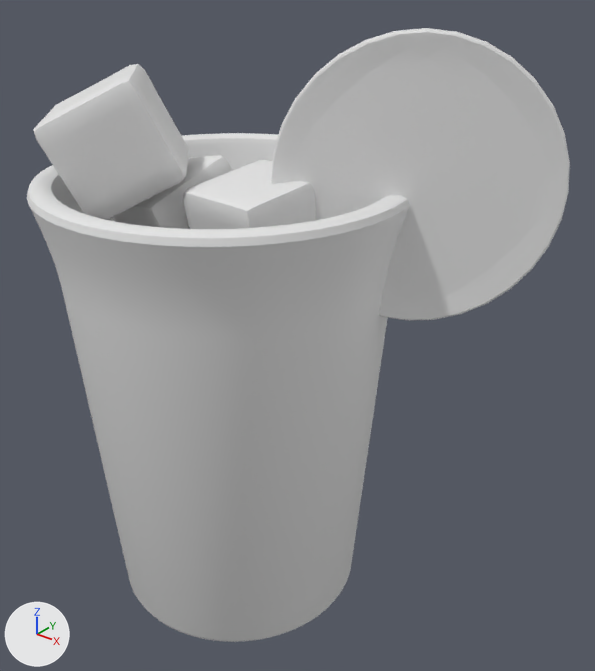
The OBJ model public/assets/drink-baked/blog0104.obj: old version first, new version second.
The view is the same before and after, from a camera (50 mm lens) standing at (4.23, -4.43, 5.31) and looking at (0.56, 0.16, 2.47). Every picture has the same lights, and +X, +Y and +Z are marked at lower left. The older version comes first. Where no turn or scale is listed for an object, it has been applied to the vertices.
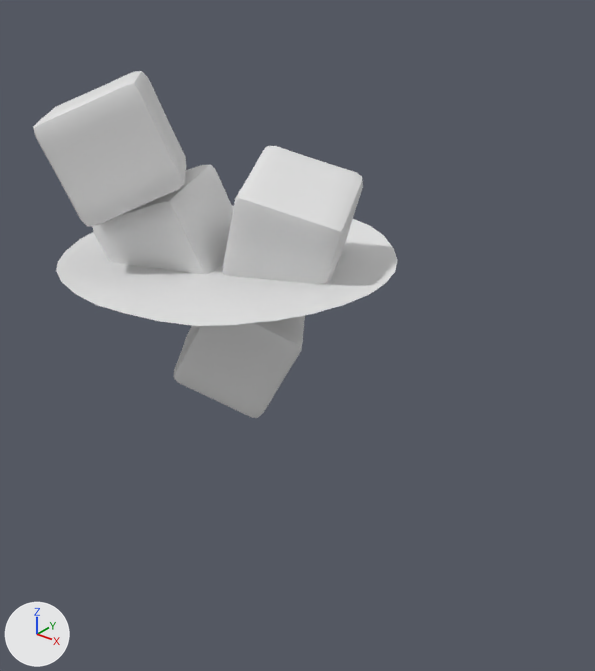
Pixel boxes (x1, y1, x2, y2) of what changed, in the pictures (595 x 671 px; the box of a moved part takes in the faces that stretch with it):
```json
{"object": "Cylinder", "change": "deleted", "before": [27, 133, 410, 642]}
{"object": "Circle.001", "change": "deleted", "before": [271, 28, 570, 320]}
{"object": "Cube.002", "change": "reshaped", "before": [183, 160, 315, 229], "after": [223, 146, 363, 284]}
{"object": "Cube.003", "change": "reshaped", "before": [33, 64, 189, 220], "after": [33, 71, 187, 226]}
{"object": "Cube.001", "change": "reshaped", "before": [112, 155, 232, 229], "after": [92, 165, 233, 274]}
{"part": 1, "of": "me_cube", "change": "moved or reshaped", "after": [174, 315, 305, 418], "on screen": "not visible before"}
{"part": 5, "of": "me_plane", "change": "moved or reshaped", "after": [56, 205, 398, 326], "on screen": "not visible before"}
```

Edits to the scene script, one JSON object a line:
```json
{"block": "me_cube", "where": "# used by ob_cube; location = (0.0, 0.0, 0.0)"}
{"op": "remove", "block": "me_cube", "code": "me_cube.from_pydata(...)  # 386 vertices, 384 faces; spans x -0.648..0.624, y -0.634..0.617, z 1.778..2.882"}
{"op": "add", "block": "me_cube", "code": "me_cube.from_pydata(...)  # 386 vertices, 384 faces; spans x -0.563..0.685, y -0.553..0.636, z 1.782..2.818"}
{"block": "me_cube", "change": "me_cube part 1: the whole mesh is multiplied about its middle by the matrix ((-0.933, -0.326, 0.154), (0.037, 0.34, 0.94), (-0.359, 0.882, -0.305)), then moved by (0.073, 0.05, -0.03)"}
{"block": "me_cube_001", "where": "# used by ob_cube_001; location = (0.0, 0.0, 0.0)"}
{"op": "remove", "block": "me_cube_001", "code": "me_cube_001.from_pydata(...)  # 386 vertices, 384 faces; spans x -0.985..0.042, y -0.528..0.554, z 2.669..3.776"}
{"op": "add", "block": "me_cube_001", "code": "me_cube_001.from_pydata(...)  # 386 vertices, 384 faces; spans x -0.999..0.134, y -0.712..0.363, z 2.634..3.69"}
{"block": "me_cube_001", "change": "me_cube_001 part 2: the whole mesh is multiplied about its middle by the matrix ((0.893, -0.406, -0.193), (0.44, 0.878, 0.187), (0.093, -0.252, 0.963)), then moved by (0.039, -0.187, -0.061)"}
{"block": "me_cube_002", "where": "# used by ob_cube_002; location = (0.0, 0.0, 0.0)"}
{"op": "remove", "block": "me_cube_002", "code": "me_cube_002.from_pydata(...)  # 386 vertices, 384 faces; spans x -0.048..0.892, y -0.565..0.416, z 2.895..3.811"}
{"op": "add", "block": "me_cube_002", "code": "me_cube_002.from_pydata(...)  # 386 vertices, 384 faces; spans x -0.091..1.089, y -0.374..0.725, z 2.799..3.891"}
{"block": "me_cube_002", "change": "me_cube_002 part 3: the whole mesh is multiplied about its middle by the matrix ((0.19, -0.944, 0.27), (-0.14, -0.298, -0.944), (0.972, 0.142, -0.189)), then moved by (0.077, 0.249, -0.008)"}
{"block": "me_cube_003", "where": "# used by ob_cube_003; location = (0.0, 0.0, 0.0)"}
{"op": "remove", "block": "me_cube_003", "code": "me_cube_003.from_pydata(...)  # 386 vertices, 384 faces; spans x -1.22..0.008, y -1.127..0.094, z 3.43..4.453"}
{"op": "add", "block": "me_cube_003", "code": "me_cube_003.from_pydata(...)  # 386 vertices, 384 faces; spans x -1.173..0.048, y -1.164..0.035, z 3.414..4.435"}
{"block": "me_cube_003", "change": "me_cube_003 part 4: the whole mesh is multiplied about its middle by the matrix ((0.493, -0.493, -0.717), (-0.436, 0.573, -0.694), (0.753, 0.655, 0.067)), then moved by (0.043, -0.048, -0.017)"}
{"block": "me_plane", "where": "# used by ob_plane; location = (0.0, 0.0, 0.0)"}
{"op": "remove", "block": "me_plane", "code": "me_plane.from_pydata(...)  # 248 vertices, 70 faces; spans x -1.31..1.31, y -1.31..1.31, z 3.05..3.09"}
{"op": "add", "block": "me_plane", "code": "me_plane.from_pydata(...)  # 222 vertices, 163 faces; spans x -1.31..1.31, y -1.31..1.31, z 3.02..3.09"}
{"block": "me_plane", "change": "me_plane part 5: 24 vertices moved from x -1.31..1.31, y -1.3..1.3, z 3.05..3.08 to x -1.31..1.31, y -1.29..1.29, z 3.05..3.08; 166 vertices removed from x -1.3..1.3, y -1.3..1.3, z 3.05..3.09; 140 vertices added at x -1.31..1.31, y -1.29..1.29, z 3.02..3.09"}
{"op": "remove", "block": "ob_circle_001", "code": ["ob_circle_001 = bpy.data.objects.new('Circle.001', me_circle_001)", "ob_circle_001.location = (0.0, 0.0, 0.0)"]}
{"op": "remove", "block": "ob_cylinder", "code": ["ob_cylinder = bpy.data.objects.new('Cylinder', me_cylinder)", "ob_cylinder.location = (0.0, 0.0, 0.0)"]}
```
